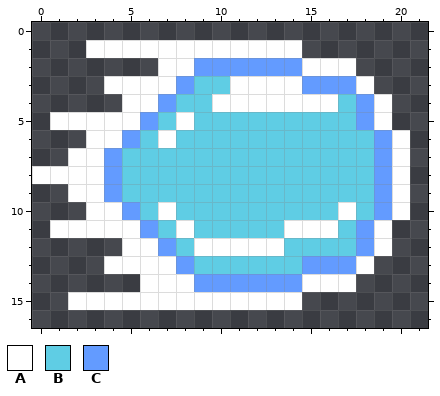
Pixel-art file -- images/shot.aseprite. The first picture shows the starting point.
22x17 pixels, 1 frame.
Palette (. is transparent): A #ffffff  B #5fcde4  C #639bff
Pixels before, first column x 0:
 1 ...AAAAAAAAAAAA......
 2 .......AACCCCCCAAA...
 3 ....AAAACBBAAAACCCA..
 4 .....AACBBAAAAAAABCA.
 5 .AAAAACBABBBBBBBBBCA.
 6 ...AACBABBBBBBBBBBBCA
 7 ..AACBBBBBBBBBBBBBBCA
 8 AAAACBBBBBBBBBBBBBBCA
 9 ..AACBBBBBBBBBBBBBBCA
10 ...AACBABBBBBBBBBABCA
11 .AAAAACBABBBBBAAABCA.
12 .....AACBAAAAABBBBCA.
13 ....AAAACBBBBBBCCCA..
14 ......AAACCCCCCAAA...
15 ..AAAAAAAAAAAAA......
Once edited:
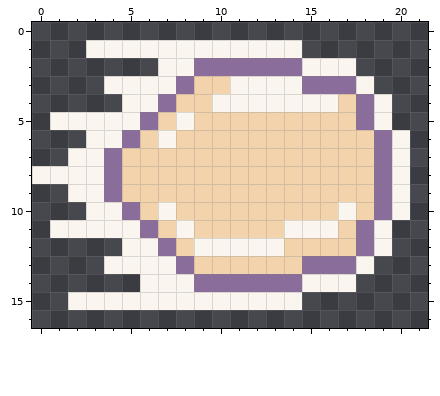
Diff:
colour A: #ffffff -> #fbf5ef
colour B: #5fcde4 -> #f2d3ab
colour C: #639bff -> #8b6d9c
Pixel boxes of the changes (left, top, right, bottom) in both pictures:
changed: (32, 40, 410, 310)
